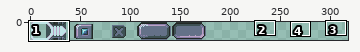
Two versions of one pixel-art file, assets/ui/ui_pieces_sheet.aseprite. Above: a wide view before the commit, with the close-up outlined.
Close-up. The starting point:
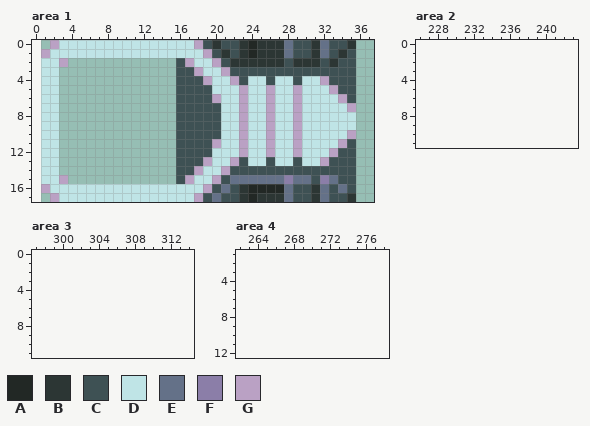
175x18 pixels, 1 frame. Shown: area 1: x 0..37, y 0..17; area 2: x 226..243, y 0..11; area 3: x 297..314, y 0..11; area 4: x 262..278, y 1..12. The old version is drawn lined up with the new one, on the new canvas. The wide view leaves out empty margins. The commit also changed other parts of the picture, which this record leaves out.
Palette (. is transparent): A #222825  B #2c3634  C #3e5154  D #bfe4e6  E #647188  F #8b7ea8  G #baa1c4
Pixels before, area 1, first column x 1:
 0 .GDDDDDDDDDDDDDDDGCBCCBABBBECCBECCB
 1 GDDDDDDDDDDDDDDDDDGCBCBABBBECCBECBC
 2 DDG............CGDDGCBBBBBBCBBBCBCC
 3 DD.............CCGDDGCCCCCCCCCCCCCC
 4 DD.............CCCGDDGCDDCDDCDDGCCC
 5 DD.............CCCCDDDGDDGDDGDDDGCC
 6 DD.............CCCCGDDGDDGDDGDDDDGC
 7 DD.............CCCCCDDGDDGDDGDDDDDG
 8 DD.............CCCCCDDGDDGDDGDDDDDD
 9 DD.............CCCCCDDGDDGDDGDDDDDD
10 DD.............CCCCCDDGDDGDDGDDDDDG
11 DD.............CCCCGDDGDDGDDGDDDDGC
12 DD.............CCCCDDDGDDGDDGDDDGCC
13 DD.............CCCGDDGCDDCDDCDDGCCC
14 DD.............CCGDDGCCCCCCCCCCCCCC
15 DDG............CGDDGCEEEEEEFEECFECC
16 GDDDDDDDDDDDDDDDDDGCECBAAAAECCBECEC
17 .GDDDDDDDDDDDDDDDGCECCBABBBECCBECCB
The result:
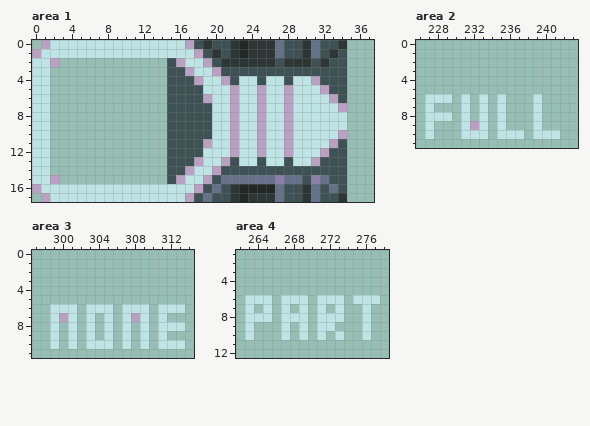
Difference:
canvas 175x18 -> 324x18, the old top-left corner now at 1,0
Changed rows in their new state; - is an unchanged pixel.
Area 1:
first column x 0:
 0 -GD--------------GCBC-BAB--EC-BEC-B.
 1 GD----------------GCBCBAB--EC-BECBC.
 2 D-G.-----------CGD-GCB-----CB--CBC-.
 3 D-.------------C-GD-GC-------------.
 4 D-.------------C--GD-GCD-CD-CD-GC--.
 5 D-.------------C---D--GD-GD-GD--GC-.
 6 D-.------------C---GD-GD-GD-GD---GC.
 7 D-.------------C----D-GD-GD-GD----G.
 8 D-.------------C----D-GD-GD-GD-----.
 9 D-.------------C----D-GD-GD-GD-----.
10 D-.------------C----D-GD-GD-GD----G.
11 D-.------------C---GD-GD-GD-GD---GC.
12 D-.------------C---D--GD-GD-GD--GC-.
13 D-.------------C--GD-GCD-CD-CD-GC--.
14 D-.------------C-GD-GC-------------.
15 D-G.-----------CGD-GCE-----FE-CFEC-.
16 GD----------------GCECBA---EC-BECEC.
17 -GD--------------GCEC-BAB--EC-BEC-B.
Area 2:
first column x 227:
 6 DDD-D-D-D---D--
 7 D---D-D-D---D--
 8 DDD-D-D-D---D--
 9 D---DGD-D---D--
10 D---DDD-DDD-DDD
Area 3:
first column x 299:
 6 DDD-DDD-DDD-DDD
 7 DGD-D-D-DGD-D--
 8 D-D-D-D-D-D-DDD
 9 D-D-D-D-D-D-D--
10 D-D-DDD-D-D-DDD
Area 4:
first column x 263:
 6 DDD-DDD-DDD-DDD
 7 D-D-D-D-D-D--D-
 8 DDD-DDD-DDD--D-
 9 D---D-D-DD---D-
10 D---D-D-D-D--D-
Changed places in both close-ups, as pixel boxes (x1, y1, x2, y2):
changed: (32, 40, 68, 202)
changed: (167, 40, 356, 202)
added: (425, 94, 560, 139)
added: (50, 304, 185, 349)
added: (245, 295, 380, 340)
